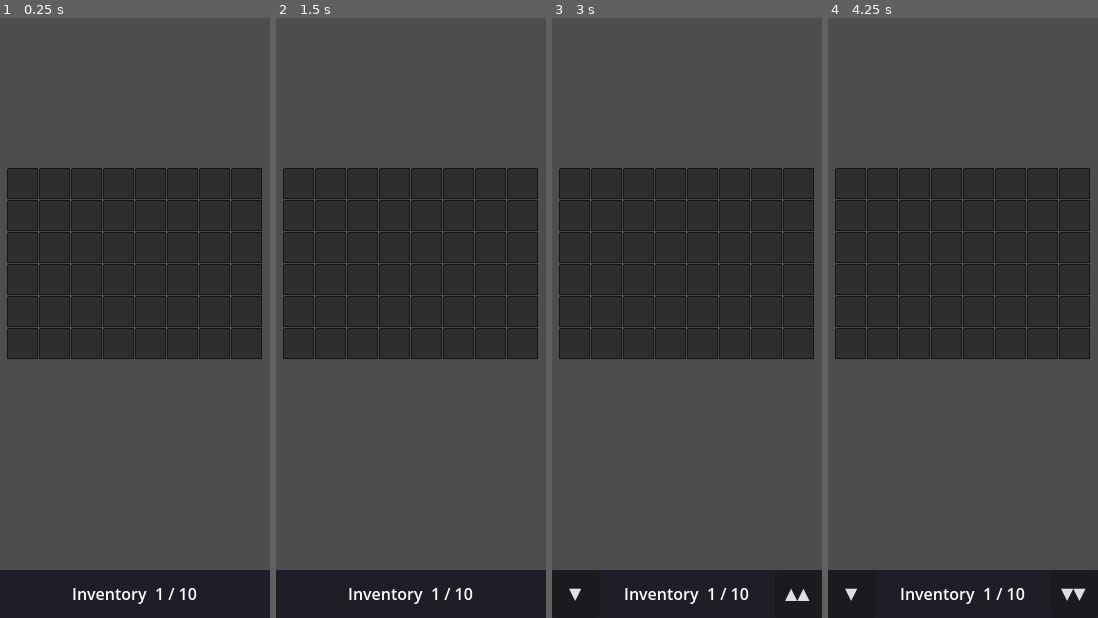
Above: before the commit, frames 1-4 (left to right).
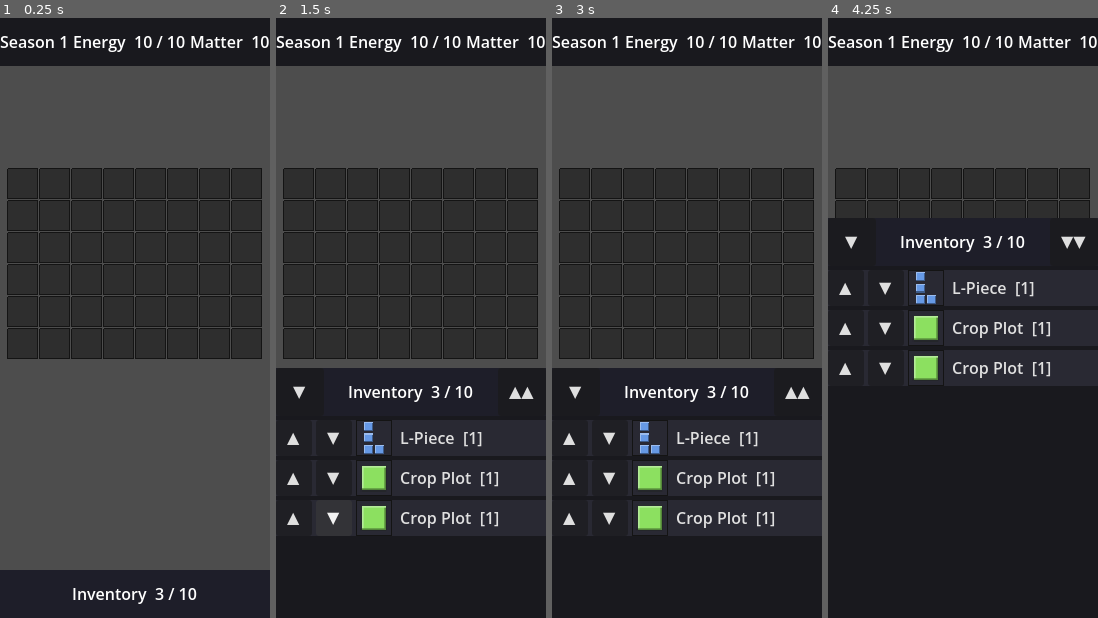
Above: after the commit, the same moments.

Repository: Kirkules/exofarm-vibe
Game: Godot game, scene res://scenes/game/game.tscn
Two runs of this game, one before a commit and one after it. Both use one fixed random seed, a clock stepped at 60 frames per second and the inputs below.
Inputs (mouse positions are in pixels of both pictures, inside the frame that each line leads up to):
- Up to frame 1 (0.25 s): no input
- Up to frame 2 (1.5 s): click "Inventory 1 / 10" (after the commit: "Inventory 3 / 10") at 0.5 s; click "▼" at 1.25 s
- Up to frame 3 (3 s): click (576, 390) at 2 s, where only the run after the commit has a clickable "▼"; click "Inventory 1 / 10" (after the commit: "Inventory 3 / 10") at 2.75 s
- Up to frame 4 (4.25 s): click "▲▲" at 3.5 s

The runs differ from the first frame. In frame 1, 7.9% of the frame differs, in the area x 0-100%, y 0-97%; in frame 2, 42%; in frame 3, 42%; in frame 4, 49%, in the area x 0-100%, y 0-98%.

Commit message:
Phase 1: basic resource system (energy, matter, season progression)
- GameState: add energy_capacity and matter_capacity (both 10);
  initialize energy and matter to full at startup
- Add HudUI: top bar showing season number, Energy N/10, Matter N/10,
  and a Next Season button
- Next Season advances the season counter and refills both resources
  to capacity
- Wire HudUI into game.tscn and game.gd

Co-Authored-By: Claude Sonnet 4.6 <noreply@anthropic.com>

Diff:
--- a/scenes/game/game.gd
+++ b/scenes/game/game.gd
@@ -2,20 +2,40 @@
 
 @onready var farm_grid: FarmGrid = $FarmGrid
 @onready var inventory_ui: InventoryUI = $UILayer/InventoryUI
+@onready var hud_ui: HudUI = $UILayer/HudUI
 
 var _inventory: Inventory
+## The InventoryItem currently in the air (held by farm_grid).
+var _held_item: InventoryItem = null
+## Maps piece_id -> InventoryItem for pieces currently on the grid,
+## so their name and metadata survive pick-up/put-down cycles.
+var _placed_items: Dictionary = {}
 
 func _ready() -> void:
 	_inventory = Inventory.new(10)
 	inventory_ui.set_inventory(_inventory)
+	inventory_ui.set_grid_bottom(farm_grid.position.y + farm_grid.get_grid_pixel_size().y)
+	farm_grid.set_inventory_control(inventory_ui)
 	inventory_ui.item_requested.connect(_on_item_requested)
 	farm_grid.piece_picked_up_from_grid.connect(_on_piece_picked_up_from_grid)
+	farm_grid.piece_placed_on_grid.connect(_on_piece_placed_on_grid)
+	farm_grid.piece_hold_cancelled.connect(_on_piece_hold_cancelled)
+	farm_grid.piece_returned_to_grid.connect(_on_piece_returned_to_grid)
+	farm_grid.inventory_item_pickup_confirmed.connect(_on_inventory_item_pickup_confirmed)
+	hud_ui.next_season_pressed.connect(_on_next_season_pressed)
 
-	# Phase 0: load a test L-shaped piece into inventory.
-	var test_shape := PieceShape.new()
-	test_shape.offsets = [Vector2i(0, 0), Vector2i(1, 0), Vector2i(2, 0), Vector2i(2, 1)]
-	var item := InventoryItem.new("L-Piece", 1, test_shape.with_centered_origin())
-	_inventory.add(item)
+	# Phase 0: seed inventory with test pieces.
+	var l_shape: PieceShape = PieceShape.new()
+	l_shape.offsets = [Vector2i(0, 0), Vector2i(1, 0), Vector2i(2, 0), Vector2i(2, 1)]
+	l_shape.color = Color(0.40, 0.60, 0.90)
+	l_shape.effect_range = 2
+	_inventory.add(InventoryItem.new("L-Piece", 1, l_shape.with_centered_origin()))
+
+	var singleton_shape: PieceShape = PieceShape.new()
+	singleton_shape.color = Color(0.55, 0.88, 0.38)
+	singleton_shape.effect_range = 1
+	_inventory.add(InventoryItem.new("Crop Plot", 1, singleton_shape))
+	_inventory.add(InventoryItem.new("Crop Plot", 1, singleton_shape))
 
 func _unhandled_input(event: InputEvent) -> void:
 	# Phase 0: Enter/space rotates the held piece clockwise.
@@ -23,14 +43,36 @@
 		farm_grid.rotate_held_cw()
 
 func _on_item_requested(item: InventoryItem) -> void:
-	# If the item carries a PieceShape and the grid isn't already holding one, pick it up.
-	if farm_grid.has_held_piece:
+	if farm_grid.has_held_piece or farm_grid.has_pending_pickup:
 		return
 	if item.data is PieceShape:
-		_inventory.remove(item)
-		farm_grid.hold_piece(item.data)
+		farm_grid.begin_pending_inventory_hold(item)
 
-func _on_piece_picked_up_from_grid(piece_id: int, shape: PieceShape) -> void:
-	# When a placed piece is lifted from the grid, put it back in inventory.
-	var item := InventoryItem.new("Piece #%d" % piece_id, 1, shape)
-	_inventory.add(item)
+func _on_inventory_item_pickup_confirmed(item: InventoryItem) -> void:
+	_held_item = item
+	_inventory.remove(item)
+
+func _on_piece_picked_up_from_grid(piece_id: int, _shape: PieceShape) -> void:
+	_held_item = _placed_items.get(piece_id, null)
+	_placed_items.erase(piece_id)
+
+func _on_piece_placed_on_grid(piece_id: int) -> void:
+	if _held_item:
+		_placed_items[piece_id] = _held_item
+	_held_item = null
+
+func _on_piece_hold_cancelled(_shape: PieceShape) -> void:
+	if _held_item:
+		_inventory.add(_held_item)
+		_held_item = null
+
+func _on_piece_returned_to_grid(piece_id: int) -> void:
+	if _held_item:
+		_placed_items[piece_id] = _held_item
+	_held_item = null
+
+func _on_next_season_pressed() -> void:
+	GameState.season += 1
+	GameState.energy = GameState.energy_capacity
+	GameState.matter = GameState.matter_capacity
+	hud_ui.refresh()
--- a/scenes/game/game.tscn
+++ b/scenes/game/game.tscn
@@ -3,6 +3,7 @@
 [ext_resource type="Script" uid="uid://dnepiugv6qpvg" path="res://scenes/game/game.gd" id="1"]
 [ext_resource type="Script" uid="uid://bo1bu16sbrnnt" path="res://scenes/game/grid/farm_grid.gd" id="2"]
 [ext_resource type="PackedScene" path="res://scenes/game/ui/inventory_ui.tscn" id="3"]
+[ext_resource type="PackedScene" path="res://scenes/game/ui/hud_ui.tscn" id="4"]
 
 [node name="Game" type="Node2D" unique_id=1330963850]
 script = ExtResource("1")
@@ -11,7 +12,11 @@
 position = Vector2(7, 150)
 script = ExtResource("2")
 
-[node name="UILayer" type="CanvasLayer" parent="."]
-layer = 1
+[node name="UILayer" type="CanvasLayer" parent="." unique_id=707504458]
 
-[node name="InventoryUI" parent="UILayer" instance=ExtResource("3")]
+[node name="HudUI" parent="UILayer" instance=ExtResource("4")]
+layout_mode = 3
+
+[node name="InventoryUI" parent="UILayer" unique_id=109083337 instance=ExtResource("3")]
+layout_mode = 3
+anchors_preset = 12
--- /dev/null
+++ b/scenes/game/ui/hud_ui.gd
@@ -0,0 +1,70 @@
+class_name HudUI
+extends Control
+
+## Top-of-screen HUD bar showing season number, resources, and the Next Season button.
+
+const COLOR_BG := Color(0.10, 0.10, 0.12)
+
+## Emitted when the player presses the Next Season button.
+signal next_season_pressed
+
+var _season_label: Label
+var _energy_label: Label
+var _matter_label: Label
+
+func _ready() -> void:
+	_build_ui()
+	refresh()
+
+# ---------------------------------------------------------------------------
+# Build (once)
+# ---------------------------------------------------------------------------
+
+func _build_ui() -> void:
+	var panel: PanelContainer = PanelContainer.new()
+	panel.set_anchors_and_offsets_preset(Control.PRESET_FULL_RECT)
+	var bg: StyleBoxFlat = StyleBoxFlat.new()
+	bg.bg_color = COLOR_BG
+	panel.add_theme_stylebox_override("panel", bg)
+	add_child(panel)
+
+	var hbox: HBoxContainer = HBoxContainer.new()
+	hbox.set_anchors_and_offsets_preset(Control.PRESET_FULL_RECT)
+	panel.add_child(hbox)
+
+	_season_label = Label.new()
+	_season_label.size_flags_horizontal = Control.SIZE_EXPAND_FILL
+	_season_label.horizontal_alignment = HORIZONTAL_ALIGNMENT_CENTER
+	hbox.add_child(_season_label)
+
+	_energy_label = Label.new()
+	_energy_label.size_flags_horizontal = Control.SIZE_EXPAND_FILL
+	_energy_label.horizontal_alignment = HORIZONTAL_ALIGNMENT_CENTER
+	hbox.add_child(_energy_label)
+
+	_matter_label = Label.new()
+	_matter_label.size_flags_horizontal = Control.SIZE_EXPAND_FILL
+	_matter_label.horizontal_alignment = HORIZONTAL_ALIGNMENT_CENTER
+	hbox.add_child(_matter_label)
+
+	var btn: Button = Button.new()
+	btn.text = "Next Season"
+	btn.pressed.connect(_on_next_season_button_pressed)
+	hbox.add_child(btn)
+
+# ---------------------------------------------------------------------------
+# Public
+# ---------------------------------------------------------------------------
+
+## Reads current values from GameState and updates all labels.
+func refresh() -> void:
+	_season_label.text = "Season %d" % GameState.season
+	_energy_label.text = "Energy  %d / %d" % [GameState.energy, GameState.energy_capacity]
+	_matter_label.text = "Matter  %d / %d" % [GameState.matter, GameState.matter_capacity]
+
+# ---------------------------------------------------------------------------
+# Internal
+# ---------------------------------------------------------------------------
+
+func _on_next_season_button_pressed() -> void:
+	next_season_pressed.emit()
--- /dev/null
+++ b/scenes/game/ui/hud_ui.tscn
@@ -0,0 +1,10 @@
+[gd_scene format=3]
+
+[ext_resource type="Script" path="res://scenes/game/ui/hud_ui.gd" id="1"]
+
+[node name="HudUI" type="Control"]
+anchor_right = 1.0
+anchor_bottom = 0.0
+offset_bottom = 48.0
+custom_minimum_size = Vector2(0, 48)
+script = ExtResource("1")
--- a/scripts/autoloads/game_state.gd
+++ b/scripts/autoloads/game_state.gd
@@ -5,12 +5,16 @@
 var season: int = 1
 var settler_count: int = 4
 var morale: int = 10
+var energy_capacity: int = 10
+var matter_capacity: int = 10
 var energy: int = 0
 var matter: int = 0
 
 func _ready() -> void:
 	# Ensure we handle app pause and close for save-on-background.
 	get_tree().set_auto_accept_quit(false)
+	energy = energy_capacity
+	matter = matter_capacity
 
 func _notification(what: int) -> void:
 	if what == NOTIFICATION_APPLICATION_PAUSED or what == NOTIFICATION_WM_CLOSE_REQUEST:
Not shown, added: scripts/inventory/inventory.gd.uid
Not shown, added: scripts/inventory/inventory_item.gd.uid
Not shown, added: tests/unit/test_inventory.gd.uid
